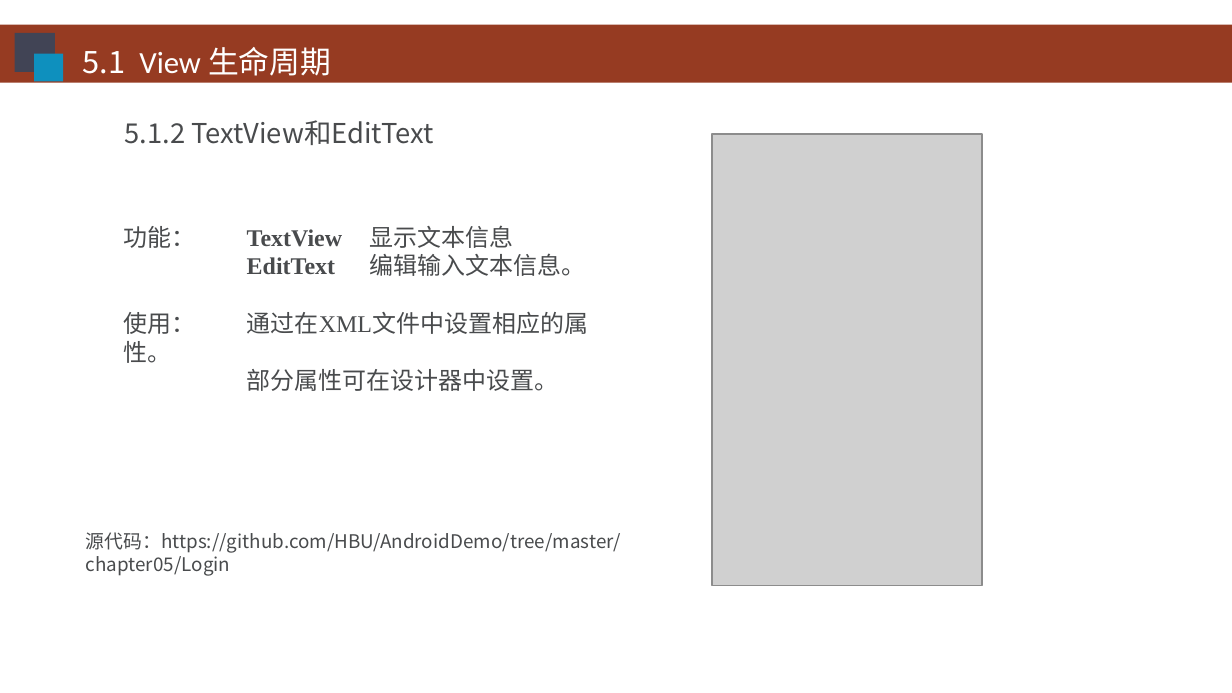
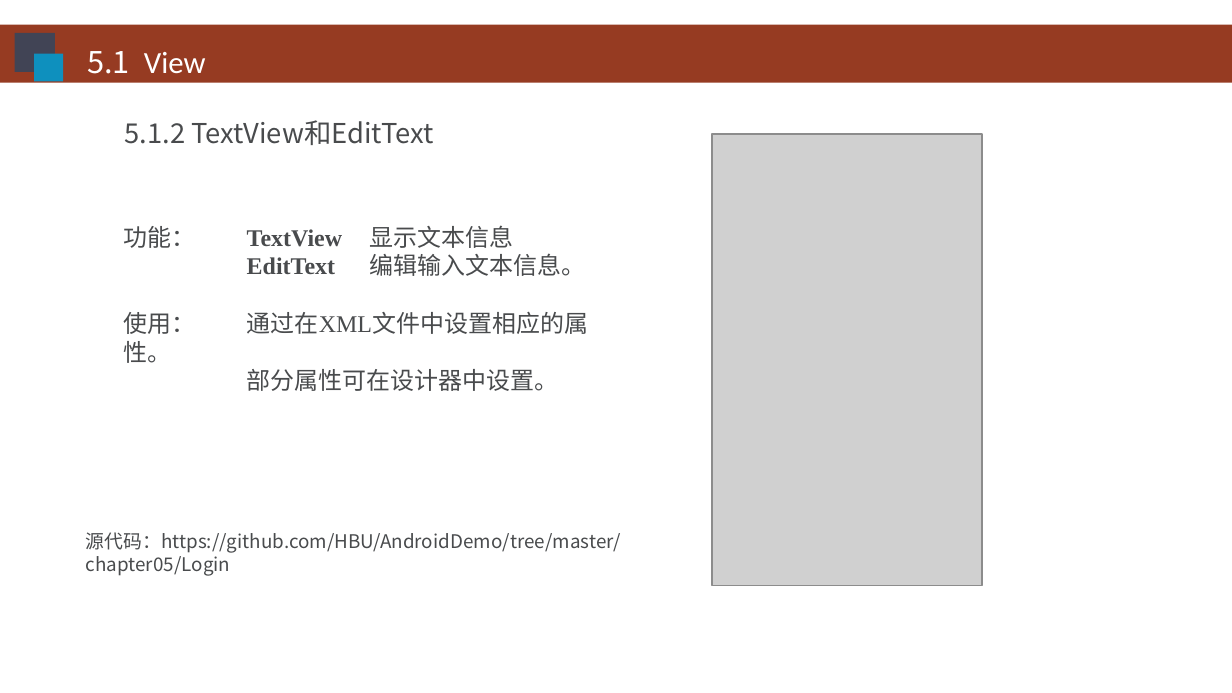
Before and after one commit to HBU/Android-PPT, a slide deck: slide 4 of 03.0 -- 用户界面 -- 第05章.ppt. Drawn at 1232x693 pixels with LibreOffice and Linux fonts; fonts in the diff are those of the drawing; grey boxes stand for pictures; background and template pictures are left out. Boxes give left, top, right and bottom in pixels: in the first picture for what was removed or moved away, otherwise in the second. Text is boxed around its words. In the diff, an @@ line names an element or a change of style, - is before the commit and + after.

```diff
--- a/03.0 -- 用户界面 -- 第05章.ppt
+++ b/03.0 -- 用户界面 -- 第05章.ppt
@@ text at (87, 51, 206, 74): text changed @@
-5.1 View 生命周期
+5.1 View
```
Also in this commit, not shown: 6 other slides changed.
